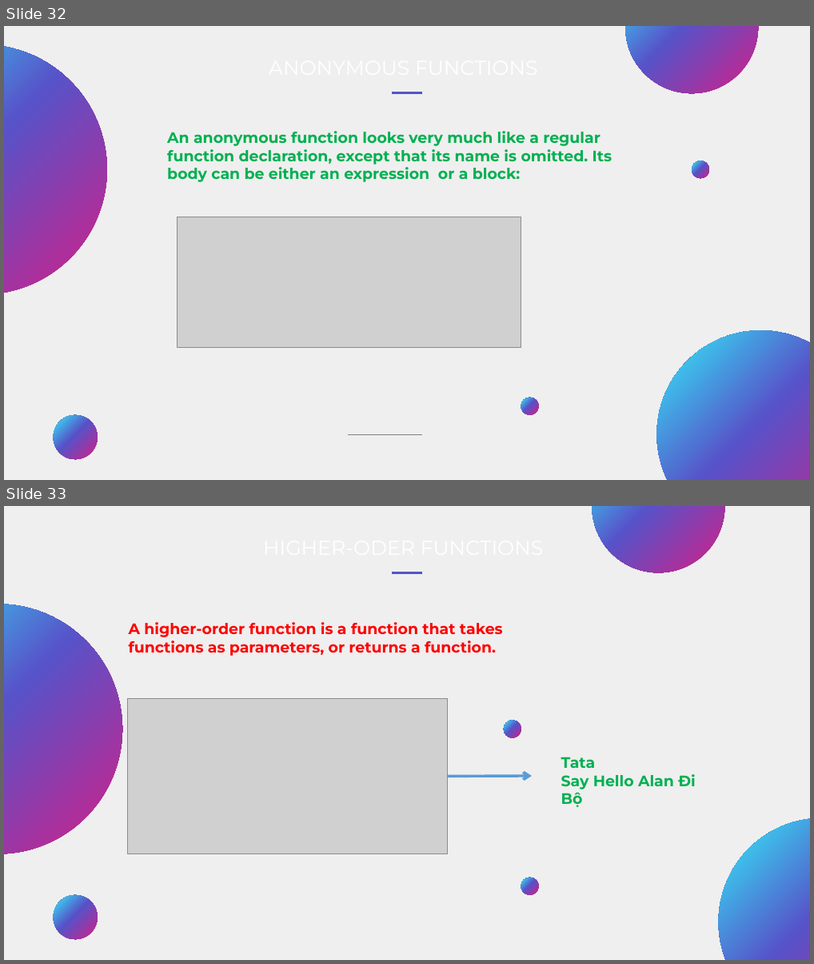
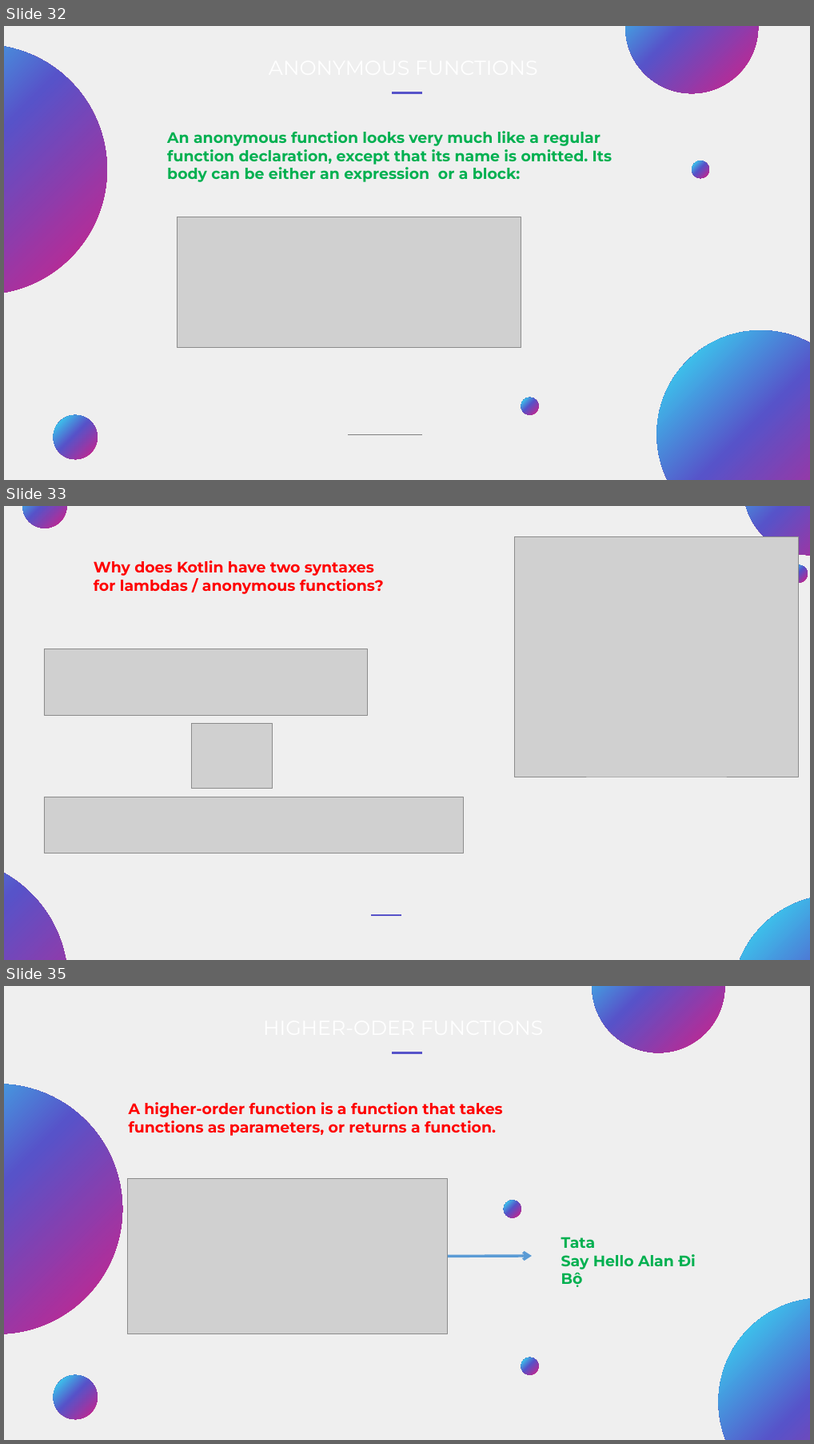
Before and after one commit to kehaimat/PresentKotlin, a slide deck: Slide.pptx. Shown one above the other, each under a label of ours: slides 32 and 33 before the commit, slides 32, 33 and 35 after it; the slides between them are not shown. The pictures are 814x964 and 814x1444 pixels, drawn with LibreOffice and Linux fonts; fonts in the diff are those of the drawing; grey boxes stand for pictures; background and template pictures are left out. Boxes give left, top, right and bottom in pixels: in the first picture for what was removed or moved away, otherwise in the second. Text is boxed around its words. In the diff, an @@ line names an element or a change of style, - is before the commit and + after.

Commit message:
Chinh lai slide ve lambda

```diff
--- a/Slide.pptx
+++ b/Slide.pptx
@@ slide 33 added at [4, 506, 810, 960], background picture (left out); not listed: 1 template element that a slide beside it also shows @@
@@ ellipse added at [22, 506, 67, 528], fill gradient #31F0FA to #5753C9 to #D41F86 @@
@@ ellipse added at [745, 506, 810, 555], fill gradient #31F0FA to #5753C9 to #D41F86 @@
@@ picture added at [515, 537, 799, 776] @@
@@ text added at [94, 560, 384, 594], 18 pt, text #FF0000, bold @@
+Why does Kotlin have two syntaxes for lambdas / anonymous functions?
@@ ellipse added at [790, 565, 808, 583], fill gradient #31F0FA to #5753C9 to #D41F86 @@
@@ picture added at [44, 648, 367, 716] @@
@@ picture added at [191, 723, 273, 788] @@
@@ picture added at [44, 796, 464, 853] @@
@@ ellipse added at [4, 857, 68, 960], fill gradient #31F0FA to #5753C9 to #D41F86 @@
@@ ellipse added at [733, 894, 810, 960], fill gradient #31F0FA to #5753C9 to #D41F86 @@
@@ line added from (372, 915) to (402, 915), #5753C9 2.25 pt @@
@@ what was slide 33 is now slide 35 @@
```
Also in this commit, not shown: 4 slides changed, 4 other slides added, 3 slides removed.
